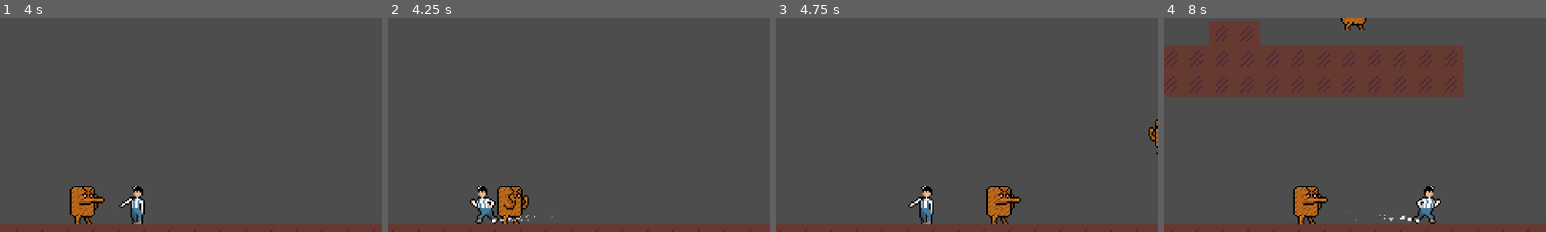
Above: before the commit, frames 1-4 (left to right).
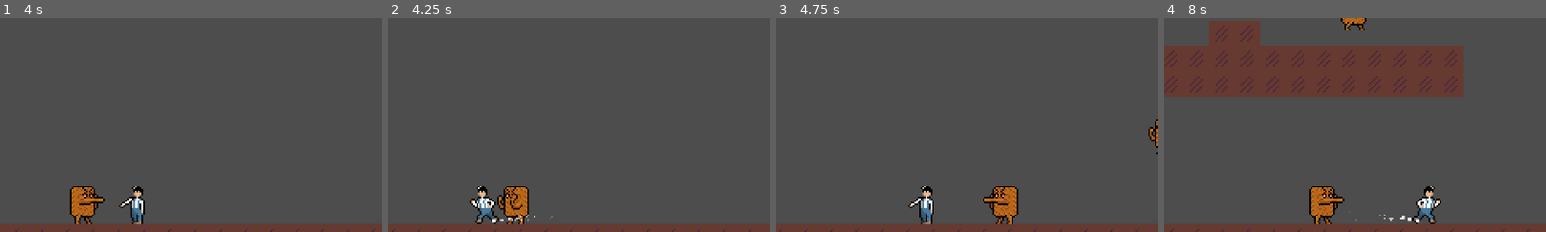
Above: after the commit, the same moments.

Repository: tixvage/bgj25.2
Game: Godot game, scene res://scenes/main.tscn
Two runs of this game, one before a commit and one after it. Both use one fixed random seed, a clock stepped at 60 frames per second and the inputs below. The engine's default icon, where the game draws it, is replaced by a stand-in: a white triangle on a blue panel in a dark square. Sound files missing from this copy of the repository are replaced by a short silence.
Inputs (mouse positions are % of the whole screen's width and height, from its top left):
- Up to frame 1 (4 s): move the mouse to (45, 70) at 0.52 s; hold D (move_right) 0.53-2.03 s; click (45, 70) at 0.6 s; tap W (move_up) at 0.77, 1.52, 3.02, 3.77 s; move the mouse to (80, 65) at 1.27 s; click (80, 65) at 1.35 s; move the mouse to (20, 35) at 2.02 s; hold A (move_left) from 2.03 s (still down); click (20, 35) at 2.1 s; move the mouse to (55, 50) at 2.77 s; click (55, 50) at 2.85 s; move the mouse to (35, 25) at 3.52 s; click (35, 25) at 3.6 s
- Up to frame 2 (4.25 s): keep holding A (move_left)
- Up to frame 3 (4.75 s): move the mouse to (72, 45) at 4.27 s; release A (move_left) at 4.28 s; hold D (move_right) from 4.28 s (still down); click (72, 45) at 4.35 s; tap W (move_up) at 4.52 s
- Up to frame 4 (8 s): keep holding D (move_right); move the mouse to (30, 55) at 5.02 s; click (30, 55) at 5.1 s; move the mouse to (60, 28) at 5.77 s; click (60, 28) at 5.85 s; tap W (move_up) at 6.02, 6.77, 7.52 s; move the mouse to (45, 70) at 6.52 s; click (45, 70) at 6.6 s; move the mouse to (80, 65) at 7.27 s; click (80, 65) at 7.35 s
The pictures show only the part of the screen within x 26-76%, y 5-55%; the shares and areas given below are measured in that part.

Frame 1 is identical in both runs. In frame 2, 1.0% of the frame differs, in the area x 28-37%, y 78-97%; in frame 3, 1.0%; in frame 4, 1.7%, in the area x 33-48%, y 78-97%.

Commit message:
ai tweak

Diff:
--- a/scripts/enemy_lotus.gd
+++ b/scripts/enemy_lotus.gd
@@ -107,11 +107,13 @@
 
 func _process(delta: float) -> void:
 	if velocity.x != 0: root.scale.x = 1 if velocity.x > 0 else -1
+	var player_position: Vector2 = Global.player_manager.player.global_position
 
 	if state == State.DIE:
 		if velocity.y == 0:
 			sprite.play("die")
 	elif state == State.HIT:
+		root.scale.x = 1 if global_position.x < player_position.x else -1
 		sprite.play("hit")
 	elif velocity == Vector2.ZERO:
 		sprite.play("idle")
@@ -210,12 +212,12 @@
 
 func _on_player_chase_area_area_entered(area: Area2D) -> void:
 	if not area.is_in_group("Player"): return
-	first_chase = true
+	if not state in [State.CHASE, State.HIT]: first_chase = true
 	change_state(State.CHASE)
 
 
 func _on_player_chase_exit_area_area_exited(area: Area2D) -> void:
 	if not area.is_in_group("Player"): return
-	if state in [State.CHASE, State.HIT]:
+	if state in [State.CHASE, State.HIT, State.IDLE]:
 		need_new_target = true
 		change_state(State.RANDOM)
